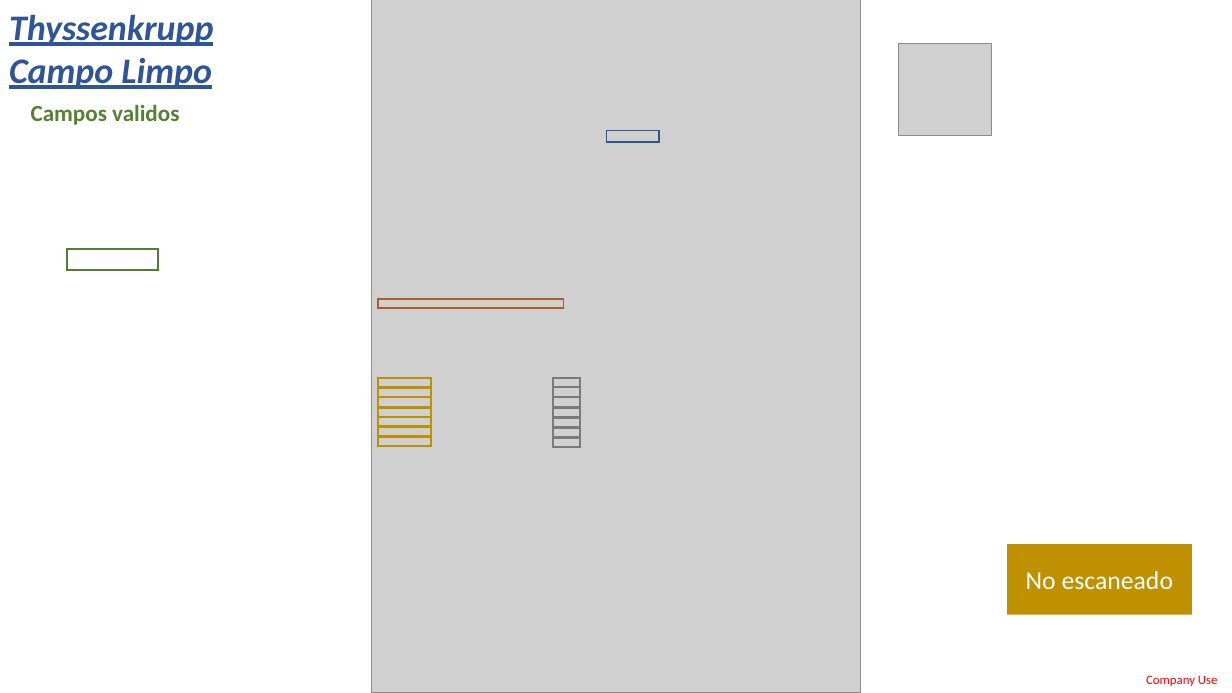
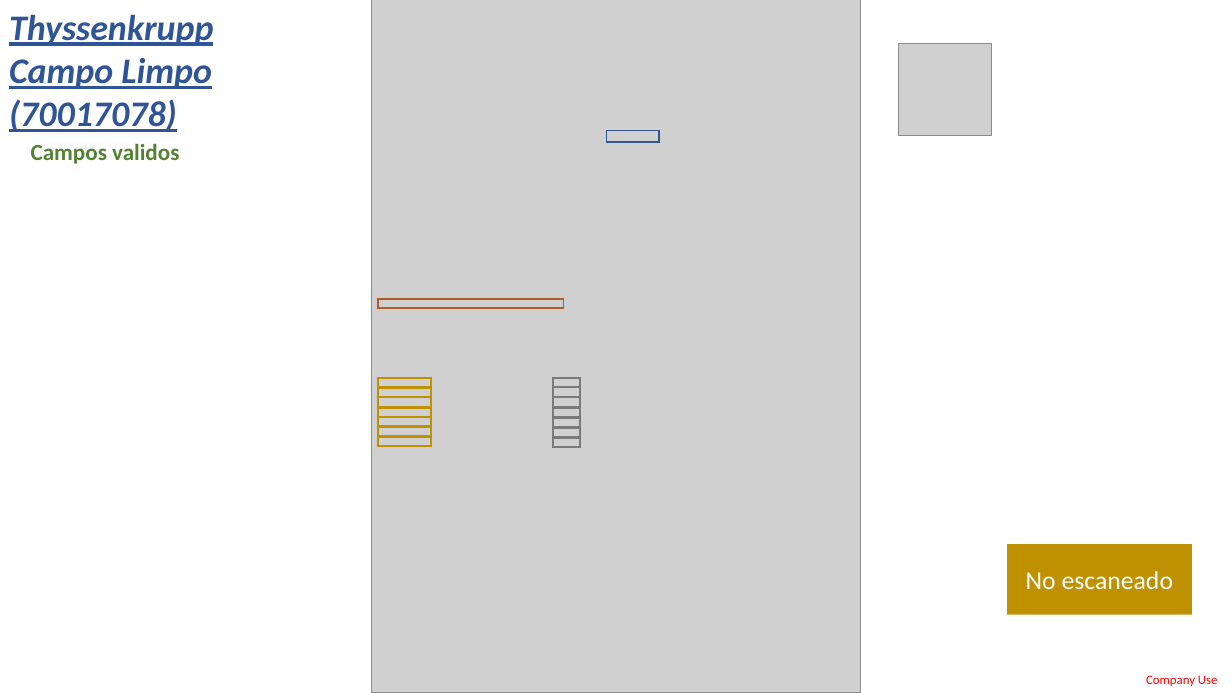
Before and after one commit to LobatoJaime/Bot-Creacion-de-Pedidos, a slide deck: slide 8 of AI_Engine/Info/ExtraccionDatos.pptx (slide 13 before the commit). Drawn at 1232x693 pixels with LibreOffice and Linux fonts; fonts in the diff are those of the drawing; grey boxes stand for pictures. Boxes give left, top, right and bottom in pixels: in the first picture for what was removed or moved away, otherwise in the second. Text is boxed around its words. In the diff, an @@ line names an element or a change of style, - is before the commit and + after.

```diff
--- a/AI_Engine/Info/ExtraccionDatos.pptx
+++ b/AI_Engine/Info/ExtraccionDatos.pptx
@@ text at (9,14,213,132): text changed @@
-Thyssenkrupp Campo Limpo
+Thyssenkrupp Campo Limpo (70017078)
@@ text "Campos validos": place and size @@
-text "Campos validos" at (31,104,179,125)
+text "Campos validos" at (31,143,179,164)
@@ rectangle removed at (67,249,159,270) @@
```
Also in this commit, not shown: 14 other slides changed, 1 other file.
